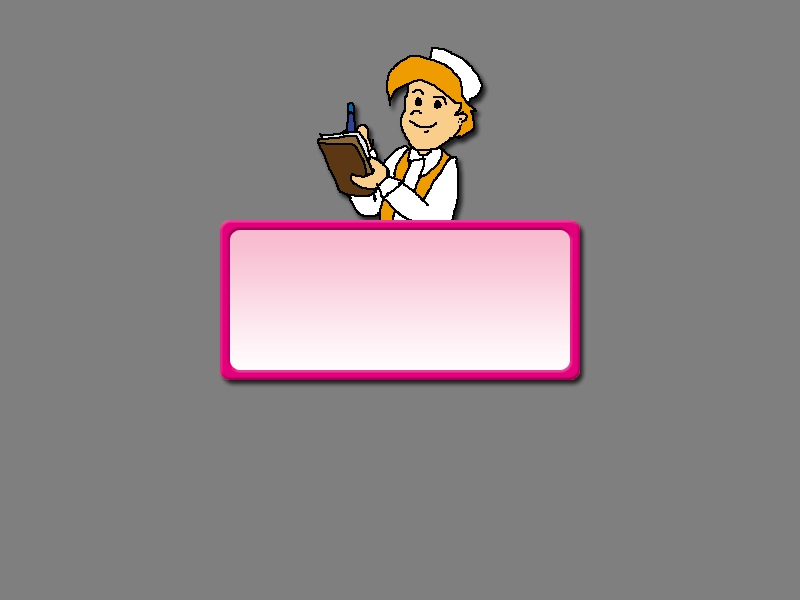
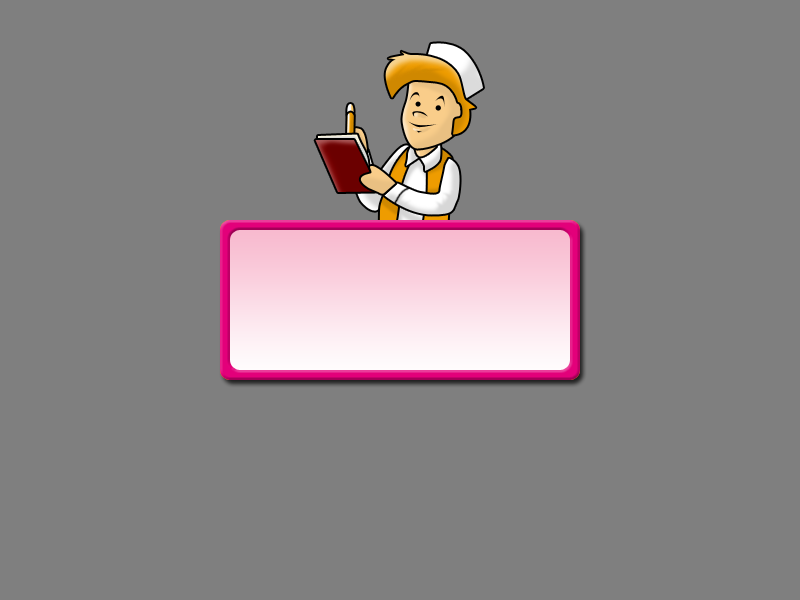
Before/after of a 800px x 600px layered artwork. What changed in the layer stack:
added group "левая рука" with 10 layers above "ДОСКА" over [313, 124, 468, 220]
added layer "Слой 17" in group "левая рука" over [351, 171, 409, 204]
added layer "Слой 18" in group "левая рука" over [316, 135, 385, 203]
added layer "Слой 19" (37%) in group "левая рука" over [313, 124, 373, 209]
added layer "Фигура 12" in group "левая рука" over [315, 140, 375, 192]
added layer "Слой 20" in group "левая рука" over [315, 134, 372, 168]
added layer "Фигура 13" in group "левая рука" over [318, 134, 375, 189]
added layer "Слой 21" (56%) in group "левая рука" over [381, 156, 466, 220]
added layer "Фигура 9" in group "левая рука" over [384, 158, 460, 215]
added layer "Слой 4" (57%) in group "Jason" over [383, 41, 482, 98]
added layer "Слой 3" in group "Jason" over [368, 60, 473, 144]
added layer "Фигура 3" in group "Jason" over [385, 51, 476, 135]
added layer "Слой 6" (48%) in group "Jason" over [395, 79, 421, 160]
added layer "Слой 5" in group "Jason" over [403, 72, 470, 166]
added layer "Фигура 2" in group "Jason" over [402, 78, 467, 149]
added layer "Слой 9" (63%) in group "Jason" over [348, 49, 490, 148]
added layer "Фигура 4" in group "Jason" over [426, 43, 483, 101]
added layer "Слой 11" (76%) in group "Jason" over [390, 154, 437, 220]
added layer "Фигура 8" in group "Jason" over [397, 158, 426, 220]
added layer "Слой 12" in group "Jason" over [376, 144, 456, 219]
added layer "Фигура 7" in group "Jason" over [379, 143, 452, 220]
added layer "Слой 16" in group "Jason" over [357, 148, 418, 215]
added layer "Фигура 11" in group "Jason" over [348, 145, 411, 211]
hid "Слой 2" over [317, 47, 490, 220]
…and 21 more changes (21 added)
